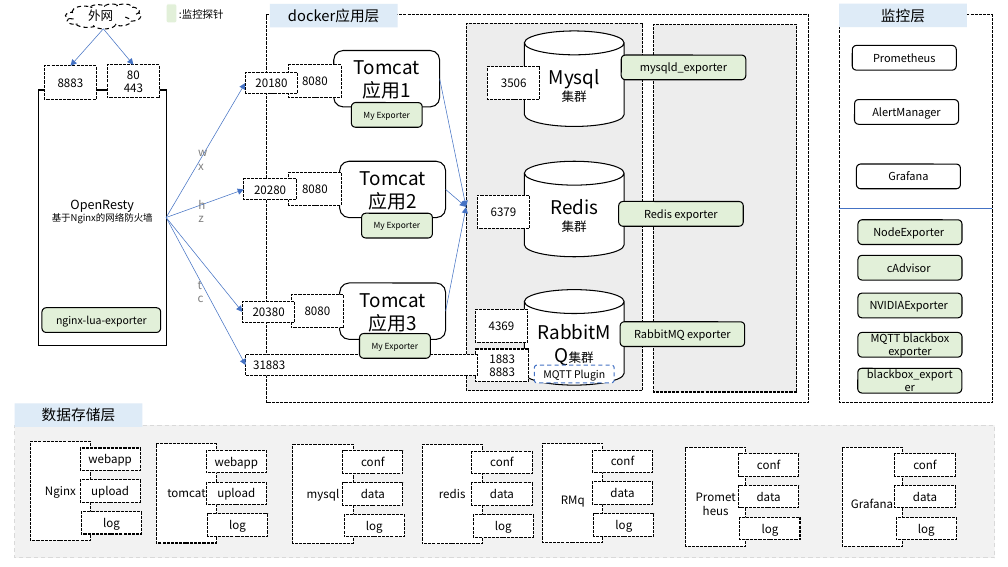
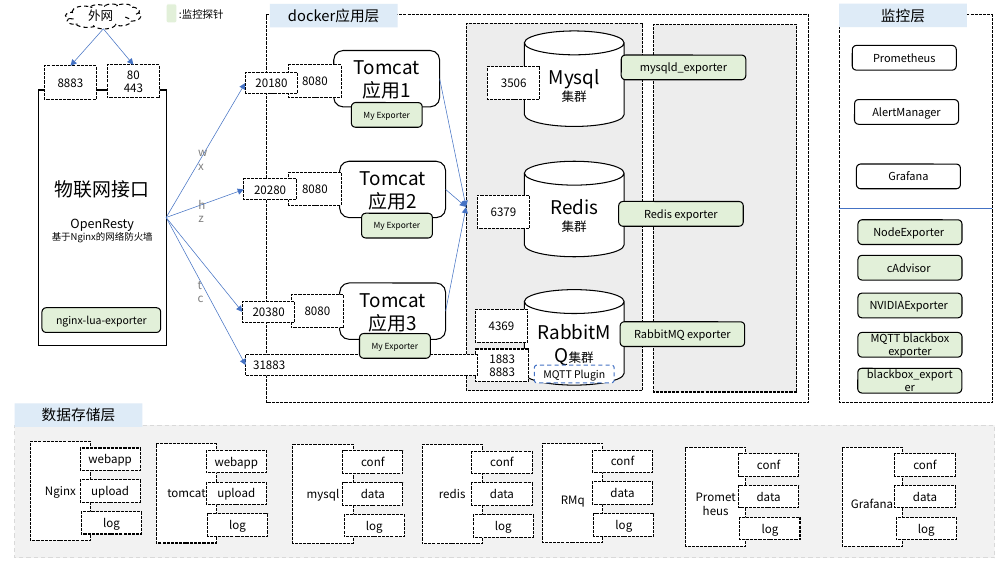
Before and after one commit to fanhualei/wukong-bd, a slide deck: slide 2 of doc/docker-install.pptx. Drawn at 1008x567 pixels with LibreOffice and Linux fonts; fonts in the diff are those of the drawing. Boxes give left, top, right and bottom in pixels: in the first picture for what was removed or moved away, otherwise in the second. Text is boxed around its words. In the diff, an @@ line names an element or a change of style, - is before the commit and + after.

```diff
--- a/doc/docker-install.pptx
+++ b/doc/docker-install.pptx
@@ text in rectangle at (55, 180, 149, 198): paragraph added @@
+物联网接口
```
Also in this commit, not shown: 2 other files.
